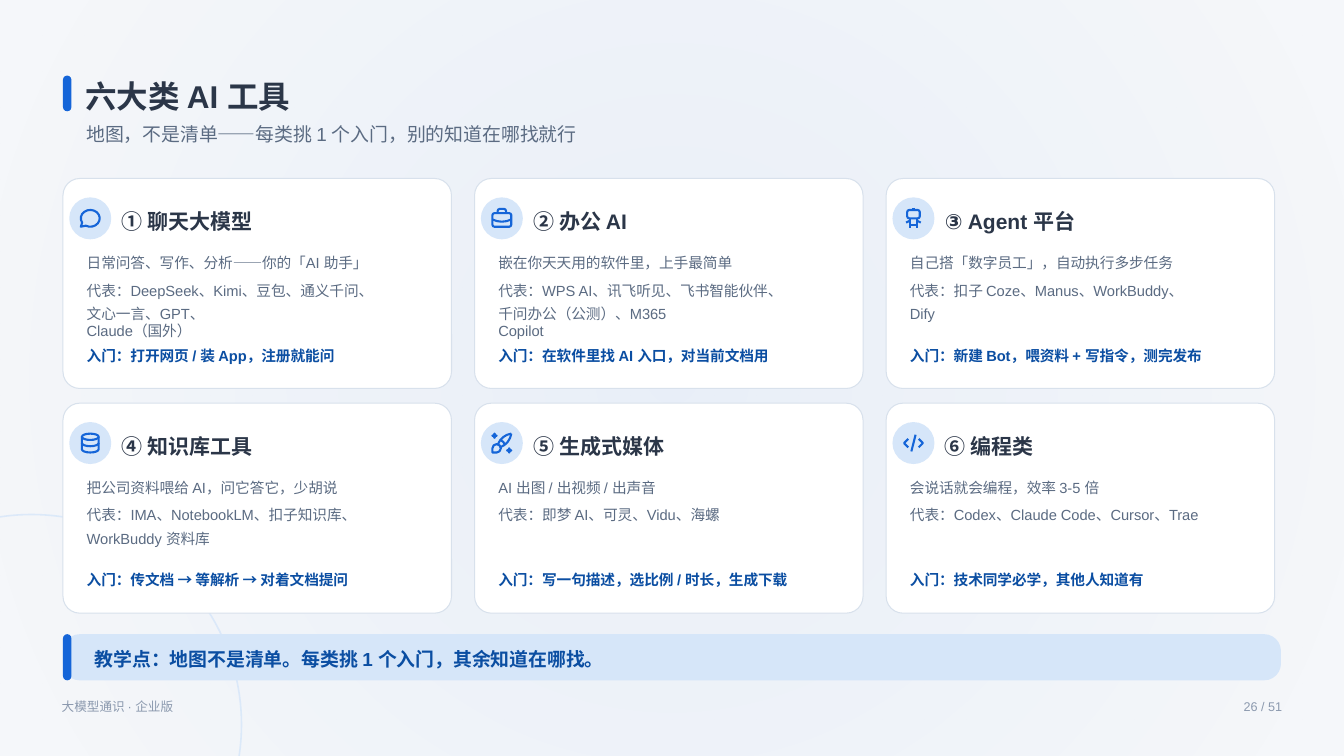
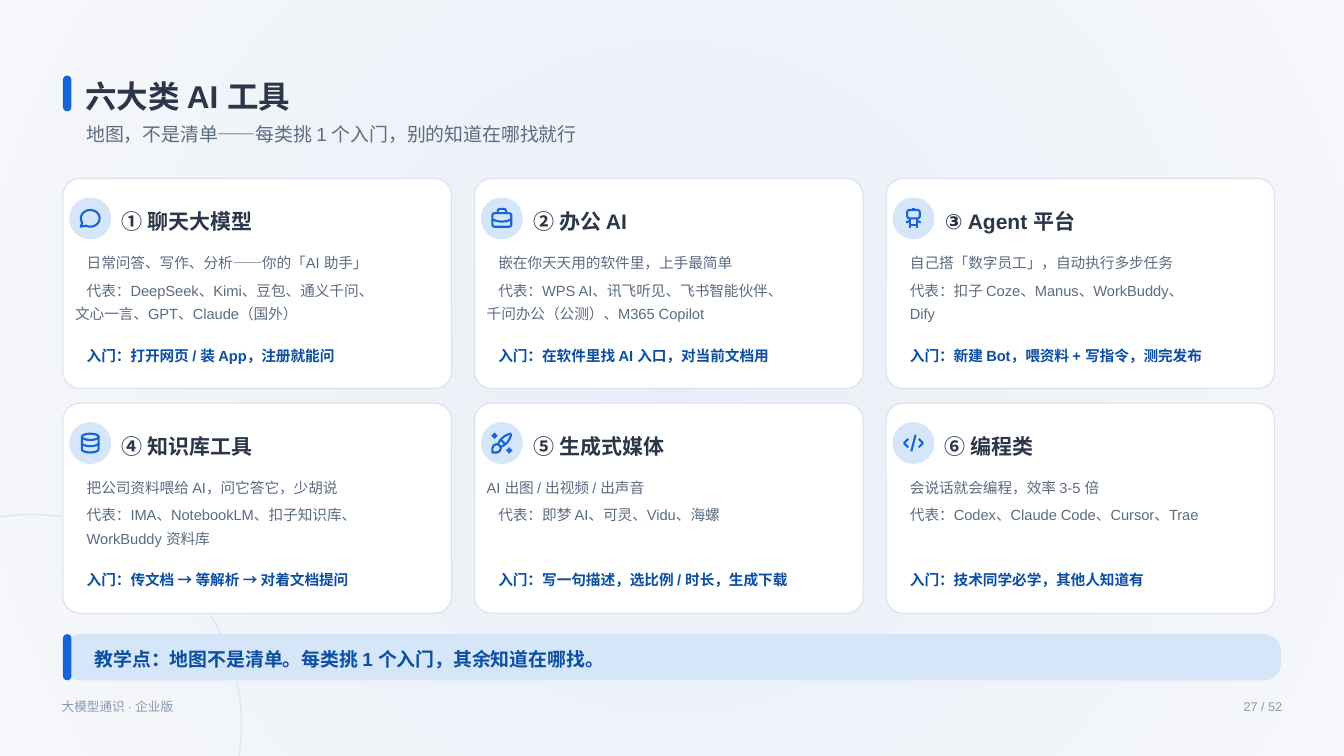
Before and after one commit to swift3000/qiyepinpeixun, a slide deck: slide 27 of 企业AI培训_交付包/初级课程_完整交付包/03_PPT课件/通用基础_PPT1_v3.pptx (slide 26 before the commit). Drawn at 1344x756 pixels with LibreOffice and Linux fonts; fonts in the diff are those of the drawing. Boxes give left, top, right and bottom in pixels: in the first picture for what was removed or moved away, otherwise in the second. Text is boxed around its words. In the diff, an @@ line names an element or a change of style, - is before the commit and + after.

```diff
--- a/企业AI培训_交付包/初级课程_完整交付包/03_PPT课件/通用基础_PPT1_v3.pptx
+++ b/企业AI培训_交付包/初级课程_完整交付包/03_PPT课件/通用基础_PPT1_v3.pptx
@@ text "文心一言、GPT、Claude（国外）" rewrapped from [87, 306, 205, 337] to [75, 306, 298, 320] @@
@@ text "千问办公（公测）、M365 Copilot" rewrapped from [498, 306, 666, 339] to [487, 306, 704, 322] @@
@@ text "AI 出图 / 出视频 / ...": place and size @@
-text "AI 出图 / 出视频 / ..." at [498, 480, 656, 494]
+text "AI 出图 / 出视频 / ..." at [487, 480, 644, 494]
@@ text at [1244, 702, 1282, 711]: text changed @@
-26 / 51
+27 / 52
```
Also in this commit, not shown: 41 other slides changed, 1 slide added.
